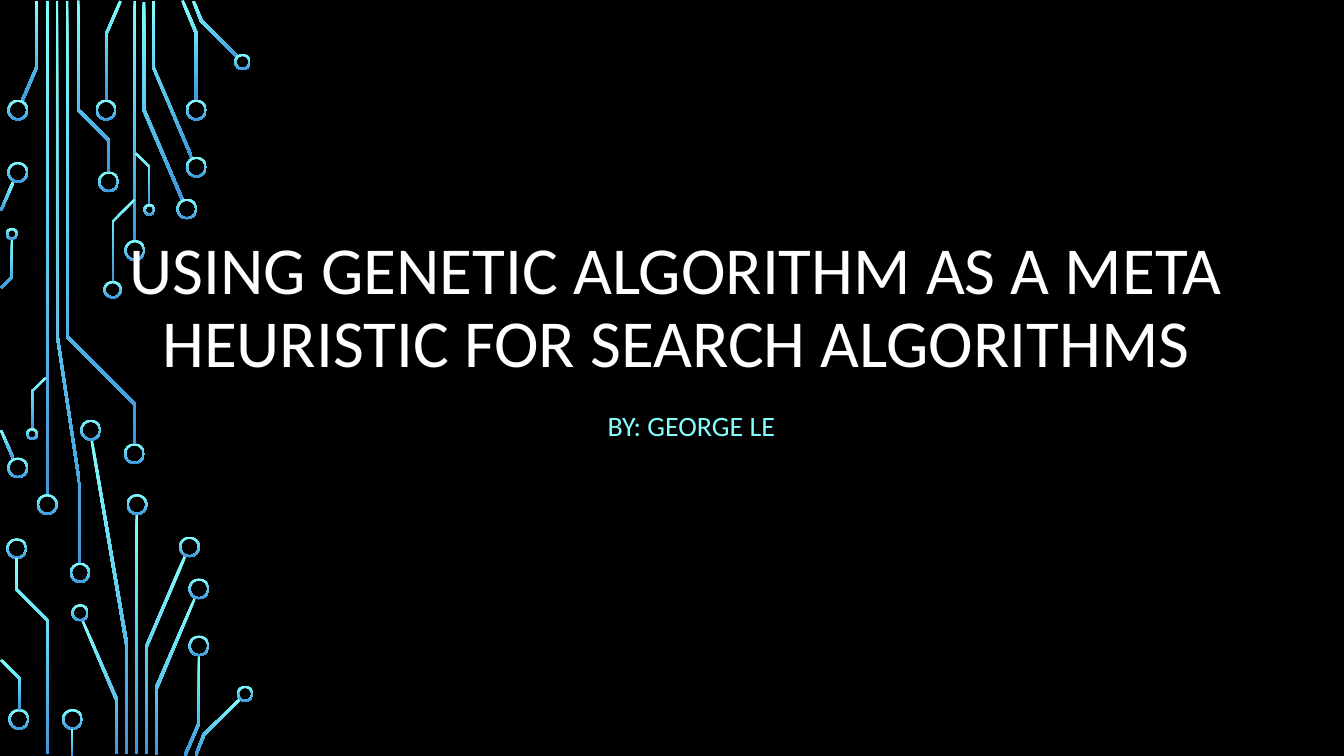
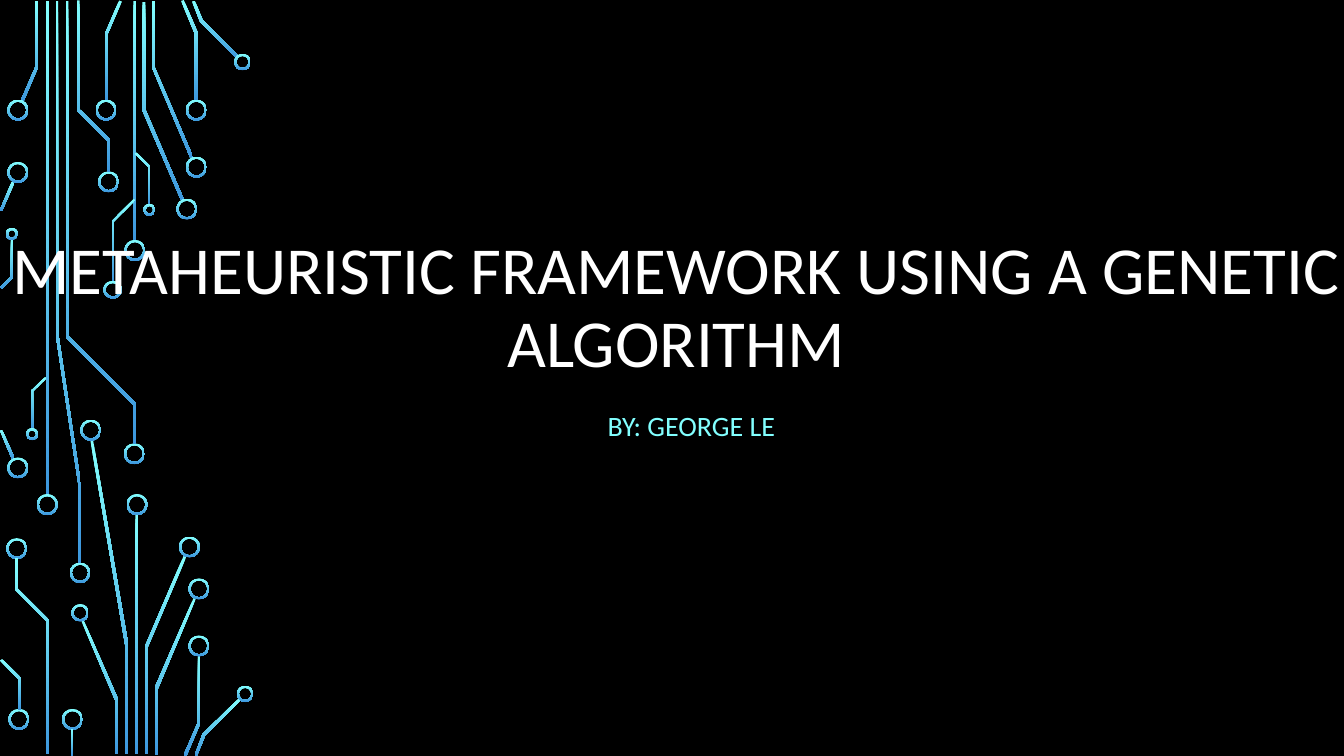
Before and after one commit to GeorgeQLe/GeneticAlgorithm, a slide deck: slide 1 of Using Genetic Algorithm as a Metaheuristic for Search.pptx. Drawn at 1344x756 pixels with LibreOffice and Linux fonts; fonts in the diff are those of the drawing; background and template pictures are left out. Boxes give left, top, right and bottom in pixels: in the first picture for what was removed or moved away, otherwise in the second. Text is boxed around its words. In the diff, an @@ line names an element or a change of style, - is before the commit and + after.

Commit message:
Continued work on Genetic Algorithm Architecture

```diff
--- a/Using Genetic Algorithm as a Metaheuristic for Search.pptx
+++ b/Using Genetic Algorithm as a Metaheuristic for Search.pptx
@@ title at [12,239,1339,368]: text changed @@
-USING GENETIC ALGORITHM AS A META HEURISTIC FOR SEARCH ALGORITHMS
+METAHEURISTIC FRAMEWORK USING A GENETIC ALGORITHM
```
Also in this commit, not shown: 3 other slides changed, 2 slides added, 2 slides removed, 40 other files.
